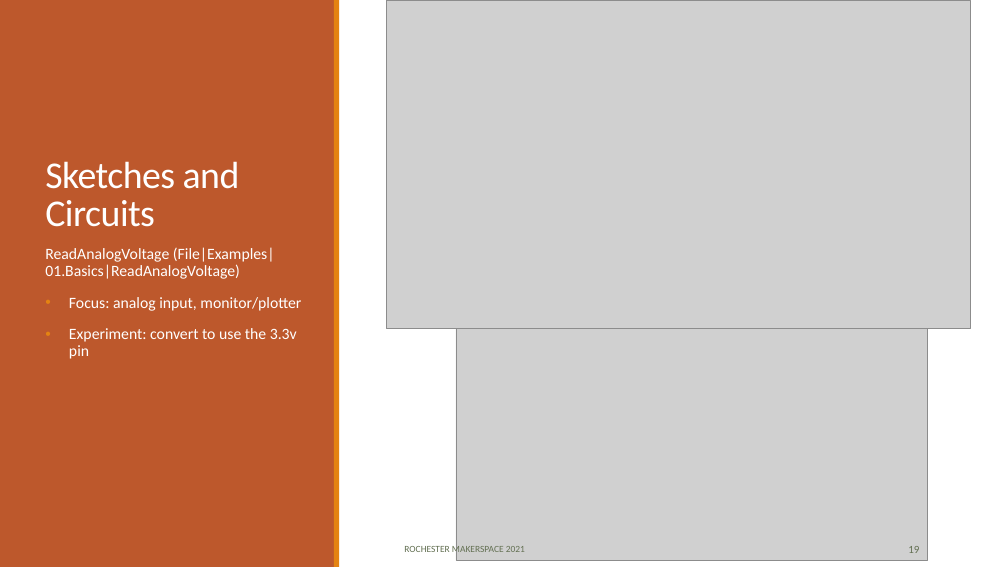
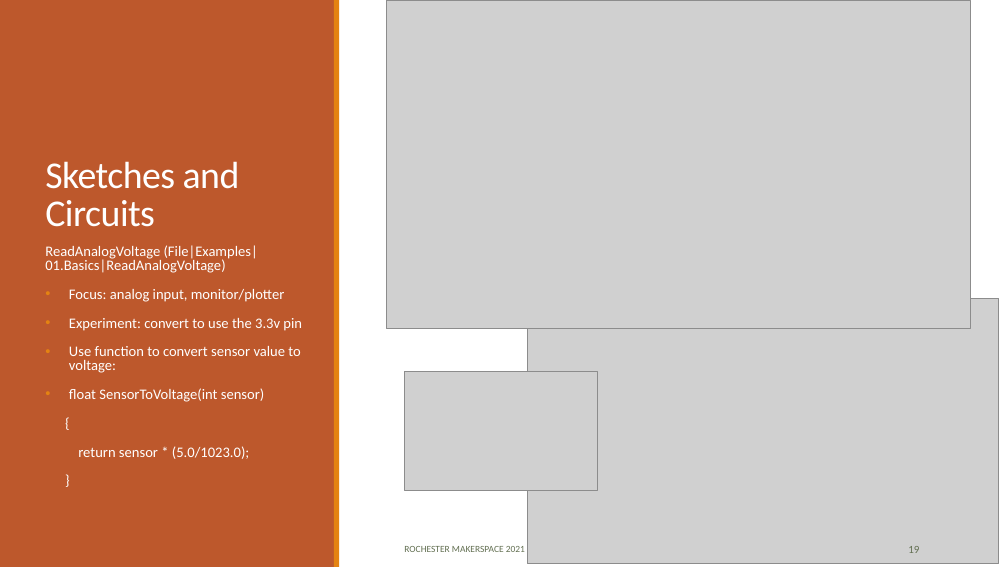
Before and after one commit to RochesterMakerSpace/ArduinoClass, a slide deck: slide 19 of docs/Introduction to Arduino.pptx. Drawn at 1008x567 pixels with LibreOffice and Linux fonts; fonts in the diff are those of the drawing; grey boxes stand for pictures. Boxes give left, top, right and bottom in pixels: in the first picture for what was removed or moved away, otherwise in the second. Text is boxed around its words. In the diff, an @@ line names an element or a change of style, - is before the commit and + after.

```diff
--- a/docs/Introduction to Arduino.pptx
+++ b/docs/Introduction to Arduino.pptx
@@ text at bbox=[45, 245, 302, 331]: size 15 to 13.9 pt in "ReadAnalogVoltage (File|Examples|01.Basics|ReadAnalogVoltage ...", "Focus: analog input, monitor/plotter", "Experiment: convert to use the 3.3v pin"; line spacing 0.9 to 0.8 @@
@@ picture: place and size @@
-picture at bbox=[456, 295, 928, 560]
+picture at bbox=[527, 299, 999, 564]
@@ text at bbox=[69, 346, 300, 459]: paragraphs added @@
+• Use function to convert sensor value to voltage:
+• float SensorToVoltage(int sensor)
+{
+return sensor * (5.0/1023.0);
+}
@@ picture added at bbox=[405, 372, 597, 490] @@
```
Also in this commit, not shown: 1 other slide changed, 2 other files.
